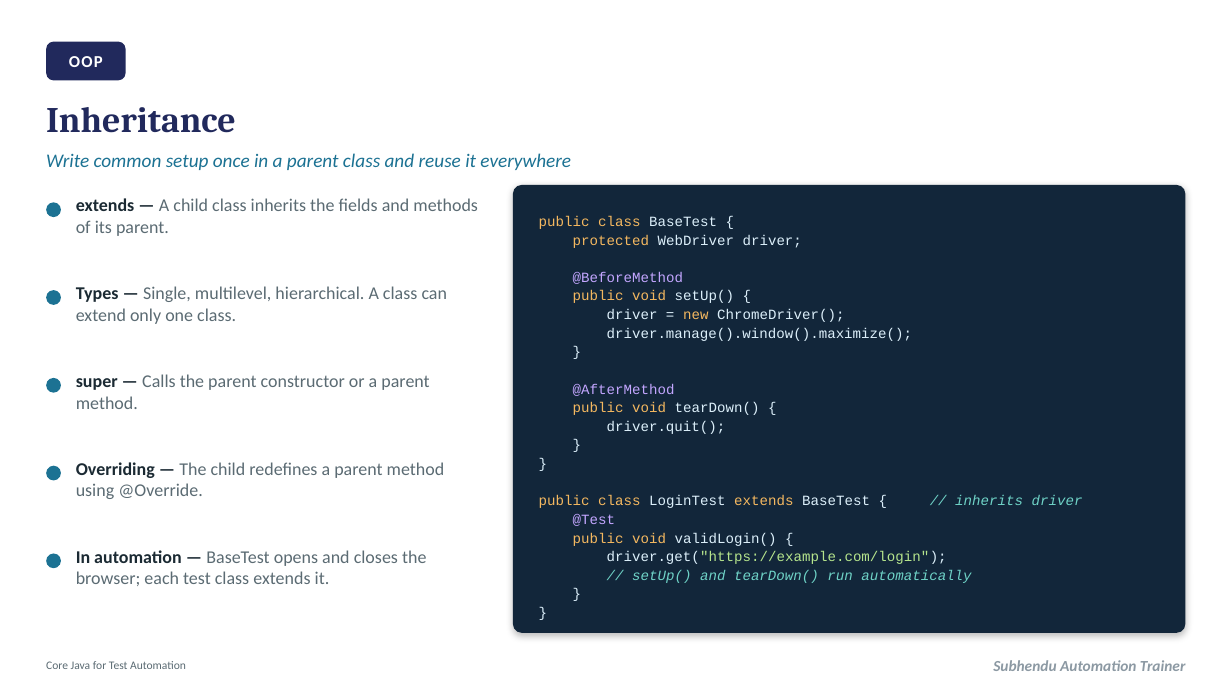
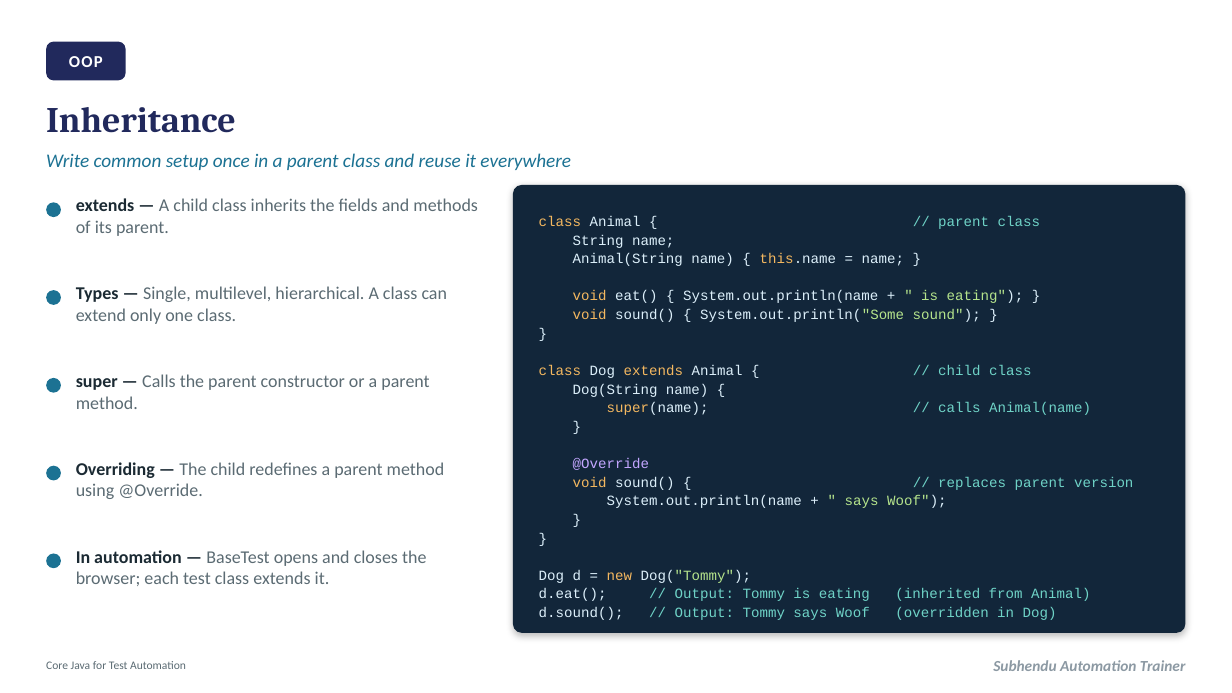
Before and after one commit to dassubhendu/api-automation-java-restassured, a slide deck: slide 19 of Docs/Core_Java_for_Test_Automation.pptx. Drawn at 1232x693 pixels with LibreOffice and Linux fonts; fonts in the diff are those of the drawing. Boxes give left, top, right and bottom in pixels: in the first picture for what was removed or moved away, otherwise in the second. Text is boxed around its words. In the diff, an @@ line names an element or a change of style, - is before the commit and + after.

```diff
--- a/Docs/Core_Java_for_Test_Automation.pptx
+++ b/Docs/Core_Java_for_Test_Automation.pptx
@@ text at [539, 216, 1040, 322]: text changed @@
-public class BaseTest {
-protected WebDriver driver;
-@BeforeMethod
-public void setUp() {
-driver = new ChromeDriver();
-driver.manage().window().maximize();
+class Animal { // parent class
+String name;
+Animal(String name) { this.name = name; }
+void eat() { System.out.println(name + " is eating"); }
+void sound() { System.out.println("Some sound"); }
@@ text at [539, 365, 1133, 508]: text changed @@
-@AfterMethod
-public void tearDown() {
-driver.quit();
+class Dog extends Animal { // child class
+Dog(String name) {
+super(name); // calls Animal(name)
+}
+@Override
+void sound() { // replaces parent version
+System.out.println(name + " says Woof");
@@ text at [539, 570, 1057, 620]: text changed @@
-public class LoginTest extends BaseTest { // inherits driver
-@Test
-public void validLogin() {
-driver.get("https://example.com/login");
-// setUp() and tearDown() run automatically
-}
-}
+Dog d = new Dog("Tommy");
+d.eat(); // Output: Tommy is eating (inherited from Animal)
+d.sound(); // Output: Tommy says Woof (overridden in Dog)
```
Also in this commit, not shown: 5 other slides changed, 19 other files.
